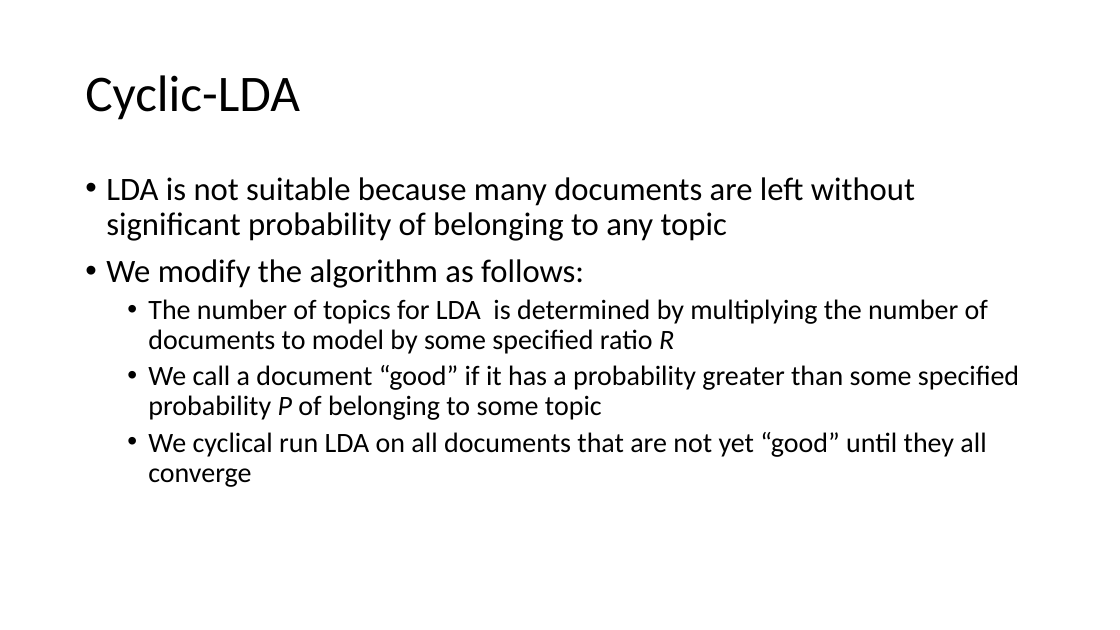
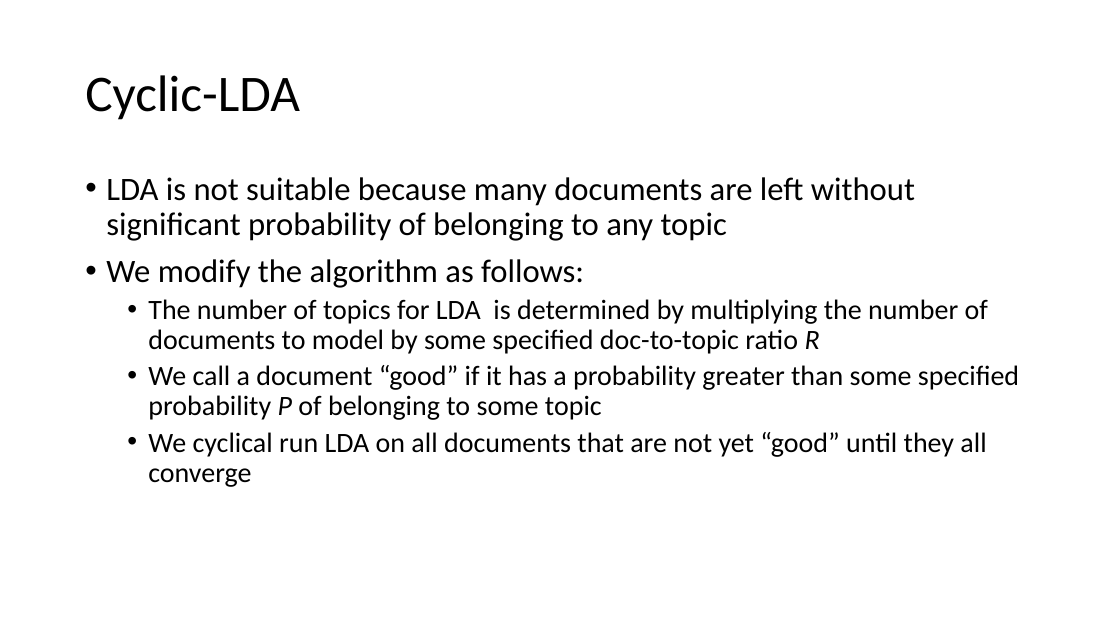
Before and after one commit to petezh/RR-NLP-Tools, a slide deck: slide 11 of topicmodeling/presentation/topicmodel_presentation.pptx. Drawn at 1120x630 pixels with LibreOffice and Linux fonts; fonts in the diff are those of the drawing. Boxes give left, top, right and bottom in pixels: in the first picture for what was removed or moved away, otherwise in the second. Text is boxed around its words. In the diff, an @@ line names an element or a change of style, - is before the commit and + after.

Commit message:
poster stuff

```diff
--- a/topicmodeling/presentation/topicmodel_presentation.pptx
+++ b/topicmodeling/presentation/topicmodel_presentation.pptx
@@ text at [148,299,988,354]: text changed @@
-  • The number of topics for LDA is determined by multiplying the number of documents to model by some specified ratio R
+  • The number of topics for LDA is determined by multiplying the number of documents to model by some specified doc-to-topic ratio R
```
Also in this commit, not shown: 1 other slide changed, 1 slide added, 7 other files.
